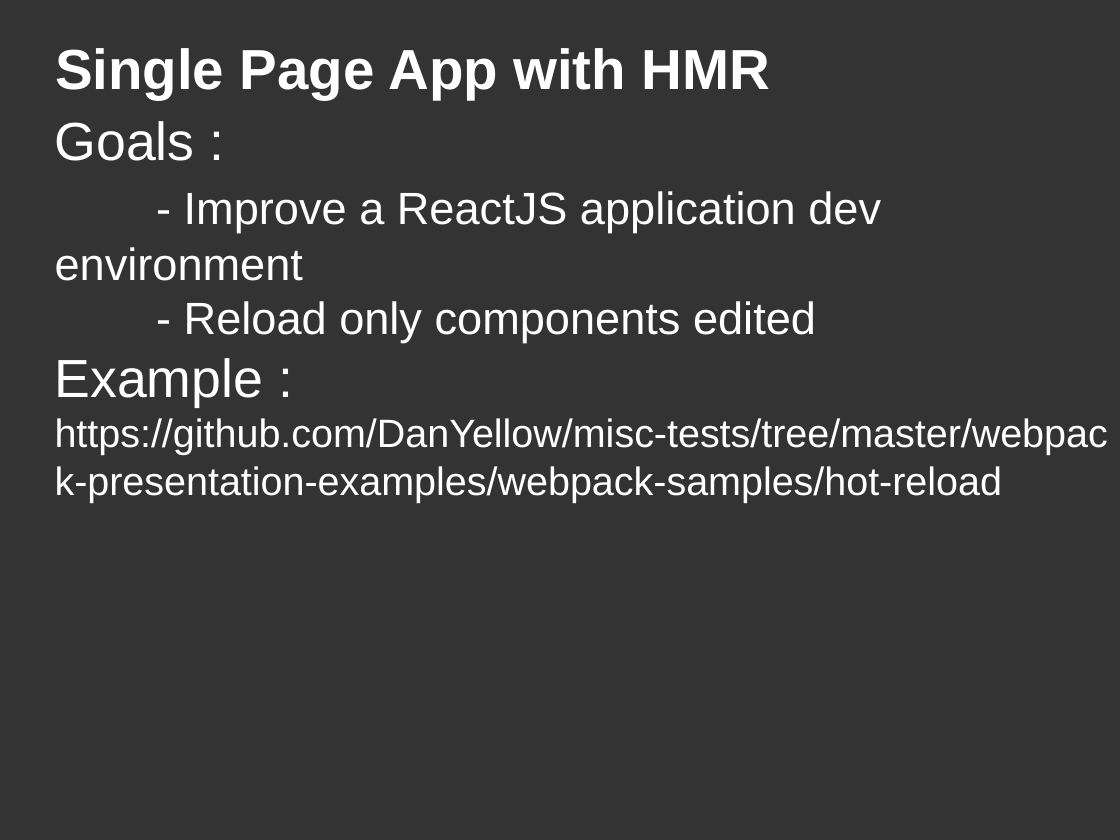
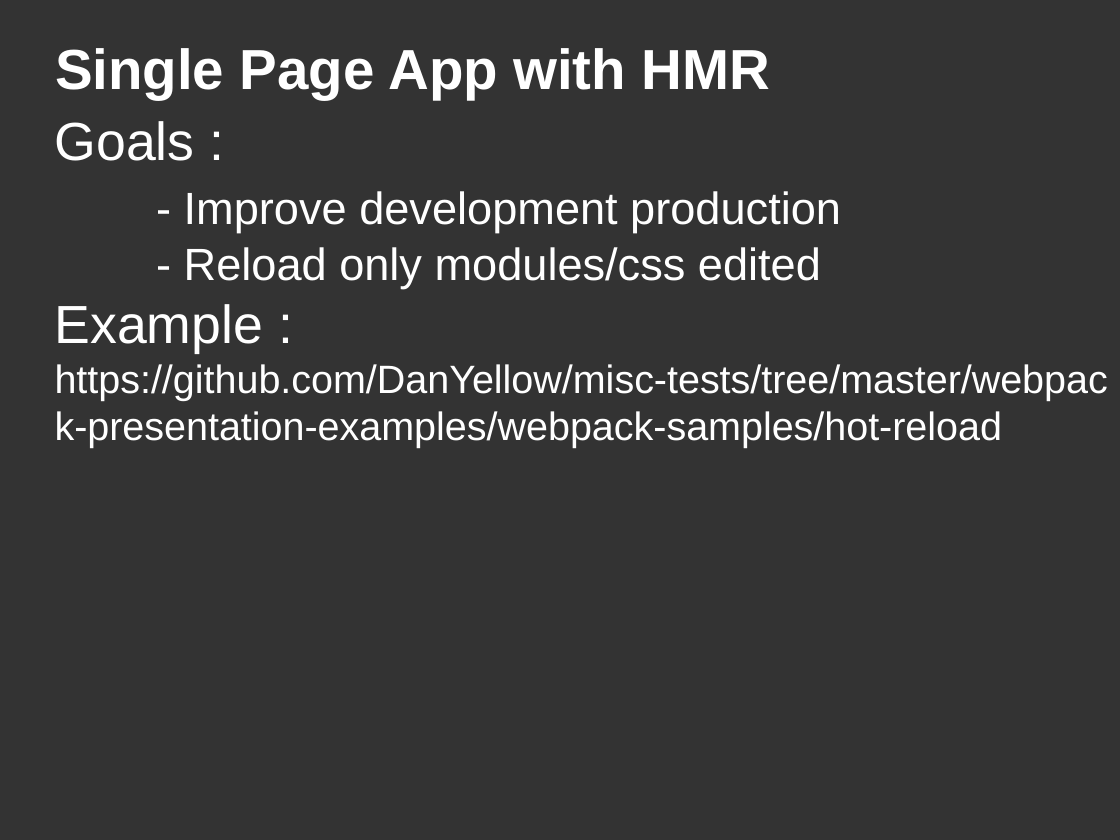
Before and after one commit to DanYellow/misc-tests, a slide deck: slide 46 of webpack-presentation-examples/webpack-presentation.odp. Drawn at 1120x840 pixels with LibreOffice and Linux fonts; fonts in the diff are those of the drawing. Boxes give left, top, right and bottom in pixels: in the first picture for what was removed or moved away, otherwise in the second. Text is boxed around its words. In the diff, an @@ line names an element or a change of style, - is before the commit and + after.

```diff
--- a/webpack-presentation-examples/webpack-presentation.odp
+++ b/webpack-presentation-examples/webpack-presentation.odp
@@ title at [55,121,1108,448]: text changed @@
-Goals :
-- Improve a ReactJS application dev environment
-- Reload only components edited
-Example :
-https://github.com/DanYellow/misc-tests/tree/master/webpack-presentation-examples/webpack-samples/hot-reload
+Goals :
+- Improve development production
+- Reload only modules/css edited
+Example :
+https://github.com/DanYellow/misc-tests/tree/master/webpack-presentation-examples/webpack-samples/hot-reload
```
Also in this commit, not shown: 6 other slides changed, 2 other files.
